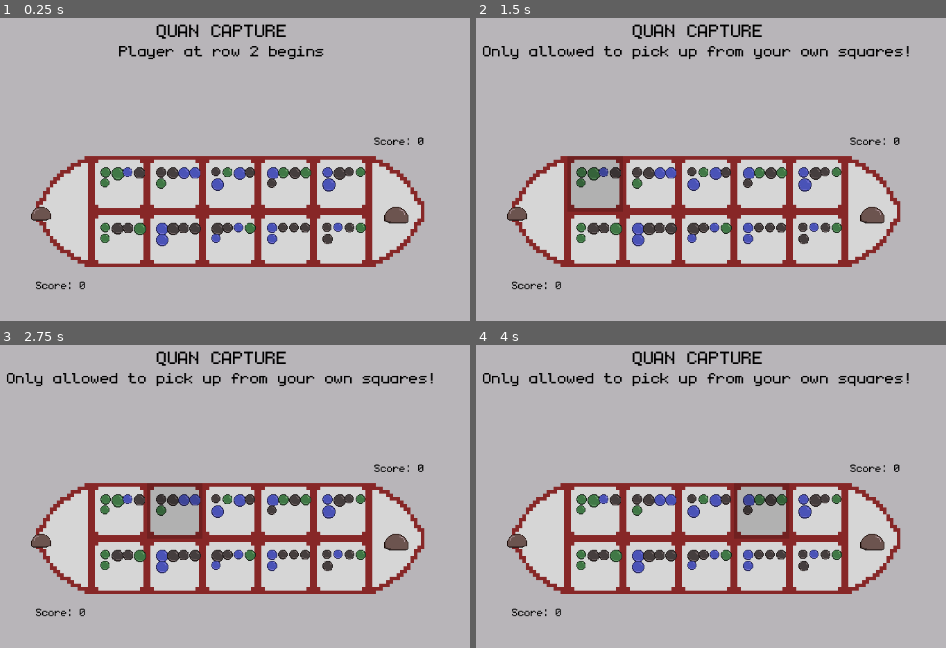
Above: before the commit, frames 1-4 (two rows, left to right).
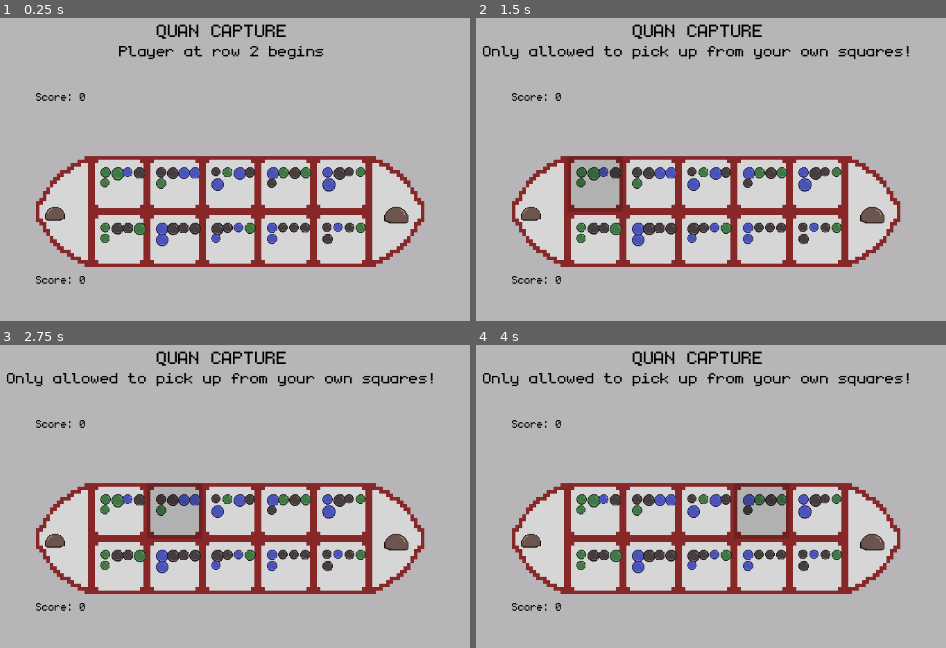
Above: after the commit, the same moments.

Repository: thannicko/QuanCaptureGame
Game: Godot game, scene res://scenes/main.tscn
Two runs of this game, one before a commit and one after it. Both use one fixed random seed, a clock stepped at 60 frames per second and the inputs below.
Inputs (mouse positions are in pixels of both pictures, inside the frame that each line leads up to):
- Up to frame 1 (0.25 s): no input
- Up to frame 2 (1.5 s): tap Enter at 0.5 s; move the mouse to (541, 211) at 0.52 s; click (541, 211) at 0.67 s; tap Space at 1.25 s; move the mouse to (593, 184) at 1.27 s; click (593, 184) at 1.42 s
- Up to frame 3 (2.75 s): tap Enter at 2 s; move the mouse to (173, 511) at 2.02 s; click (173, 511) at 2.17 s
- Up to frame 4 (4 s): tap Space at 2.75 s; move the mouse to (706, 511) at 2.77 s; click (706, 511) at 2.92 s; tap Enter at 3.5 s; move the mouse to (762, 511) at 3.52 s; click (762, 511) at 3.67 s

The runs differ from the first frame. In frame 1, 0.8% of the frame differs, in the area x 6-91%, y 24-90%; in frame 2, 0.8%; in frame 3, 0.8%; in frame 4, 0.8%.

Commit message:
Fix that one big rock was out of the square

Diff:
--- a/scenes/bigrock.tscn
+++ b/scenes/bigrock.tscn
@@ -7,7 +7,6 @@
 radius = 17.72
 
 [node name="BigRock" type="Node2D"]
-z_index = 15
 script = ExtResource("1_xgb2t")
 rock_textures = Array[Texture2D]([ExtResource("2_fnhts")])
 score = 10
--- a/scenes/main.tscn
+++ b/scenes/main.tscn
@@ -1,10 +1,9 @@
-[gd_scene load_steps=14 format=4 uid="uid://dqmfeshh1gjkn"]
+[gd_scene load_steps=13 format=4 uid="uid://dqmfeshh1gjkn"]
 
 [ext_resource type="Script" path="res://scripts/main.gd" id="1_xemcm"]
-[ext_resource type="PackedScene" uid="uid://b3nupaf0mqq2f" path="res://scenes/rockpile.tscn" id="2_pxo3o"]
 [ext_resource type="PackedScene" uid="uid://bokk4rl37lv1t" path="res://scenes/board.tscn" id="3_jje64"]
 [ext_resource type="Texture2D" uid="uid://cfe6x88arsw4j" path="res://assets/BackgroundTile.png" id="3_scyab"]
-[ext_resource type="Script" path="res://scripts/playerrockpile.gd" id="4_mb1lo"]
+[ext_resource type="PackedScene" uid="uid://bxunmbcwrv445" path="res://scenes/playerrockpile.tscn" id="4_wqqor"]
 [ext_resource type="FontFile" uid="uid://b0w2x2tmaaesu" path="res://assets/monogram.ttf" id="6_7svse"]
 [ext_resource type="Script" path="res://scripts/turnstatemachine/turnstatemachine.gd" id="7_dv7pw"]
 [ext_resource type="Script" path="res://scripts/turnstatemachine/stateturncheckplayer.gd" id="8_8a13q"]
@@ -29,44 +28,14 @@
 [node name="Board" parent="." instance=ExtResource("3_jje64")]
 position = Vector2(320, 224)
 
-[node name="PlayerRockPile" type="Node" parent="." node_paths=PackedStringArray("board")]
-script = ExtResource("4_mb1lo")
+[node name="PlayerRockPile" parent="." node_paths=PackedStringArray("board") instance=ExtResource("4_wqqor")]
+position = Vector2(320, 392)
 board = NodePath("../Board")
-player_index = 1
 
-[node name="RockPile" parent="PlayerRockPile" instance=ExtResource("2_pxo3o")]
-position = Vector2(560, 448)
-
-[node name="Label" type="Label" parent="PlayerRockPile"]
-texture_filter = 1
-offset_left = 320.0
-offset_top = 400.0
-offset_right = 392.0
-offset_bottom = 423.0
-theme_override_colors/font_color = Color(0, 0, 0, 1)
-theme_override_fonts/font = ExtResource("6_7svse")
-theme_override_font_sizes/font_size = 24
-text = "Score: 0"
-
-[node name="OtherRockPile" type="Node" parent="." node_paths=PackedStringArray("board")]
-script = ExtResource("4_mb1lo")
+[node name="OtherRockPile" parent="." node_paths=PackedStringArray("board") instance=ExtResource("4_wqqor")]
+position = Vector2(320, 128)
 board = NodePath("../Board")
 player_index = 0
-
-[node name="RockPile" parent="OtherRockPile" instance=ExtResource("2_pxo3o")]
-position = Vector2(608, 168)
-rotation = 3.14159
-
-[node name="Label" type="Label" parent="OtherRockPile"]
-texture_filter = 1
-offset_left = 808.0
-offset_top = 192.0
-offset_right = 880.0
-offset_bottom = 215.0
-theme_override_colors/font_color = Color(0, 0, 0, 1)
-theme_override_fonts/font = ExtResource("6_7svse")
-theme_override_font_sizes/font_size = 24
-text = "Score: 0"
 
 [node name="TurnStateMachine" type="Node" parent="." node_paths=PackedStringArray("board")]
 script = ExtResource("7_dv7pw")
--- /dev/null
+++ b/scenes/playerrockpile.tscn
@@ -0,0 +1,21 @@
+[gd_scene load_steps=4 format=3 uid="uid://bxunmbcwrv445"]
+
+[ext_resource type="Script" path="res://scripts/playerrockpile.gd" id="1_cih2k"]
+[ext_resource type="PackedScene" uid="uid://b3nupaf0mqq2f" path="res://scenes/rockpile.tscn" id="2_n03qw"]
+[ext_resource type="FontFile" uid="uid://b0w2x2tmaaesu" path="res://assets/monogram.ttf" id="3_cgdag"]
+
+[node name="PlayerRockPile" type="Node2D"]
+script = ExtResource("1_cih2k")
+player_index = 1
+
+[node name="RockPile" parent="." instance=ExtResource("2_n03qw")]
+position = Vector2(248, 40)
+
+[node name="Label" type="Label" parent="."]
+texture_filter = 1
+offset_right = 72.0
+offset_bottom = 23.0
+theme_override_colors/font_color = Color(0, 0, 0, 1)
+theme_override_fonts/font = ExtResource("3_cgdag")
+theme_override_font_sizes/font_size = 24
+text = "Score: 0"
--- a/scripts/squarebig.gd
+++ b/scripts/squarebig.gd
@@ -1,6 +1,7 @@
 class_name BigSquare extends Square
 
 @onready var sprite : Node2D = $Sprite
+@onready var pile_origin: Marker2D = $Marker2D
 
 const LeftFacingFirstHalfRotation : int = 90
 const LeftFacingSecondHalfRotation : int = 180
@@ -24,5 +25,6 @@
 
 func face_right() -> void:
 	sprite.rotation_degrees = 0
+	pile_origin.position.x += 4
 	rock_pile.scale.x *= -1
 	disabled_square.rotation_degrees = sprite.rotation_degrees
